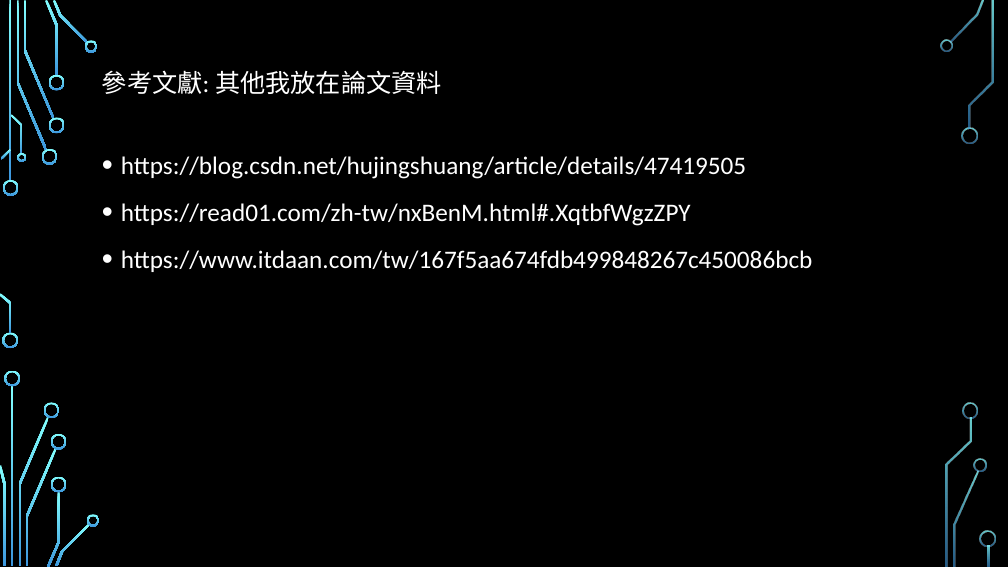
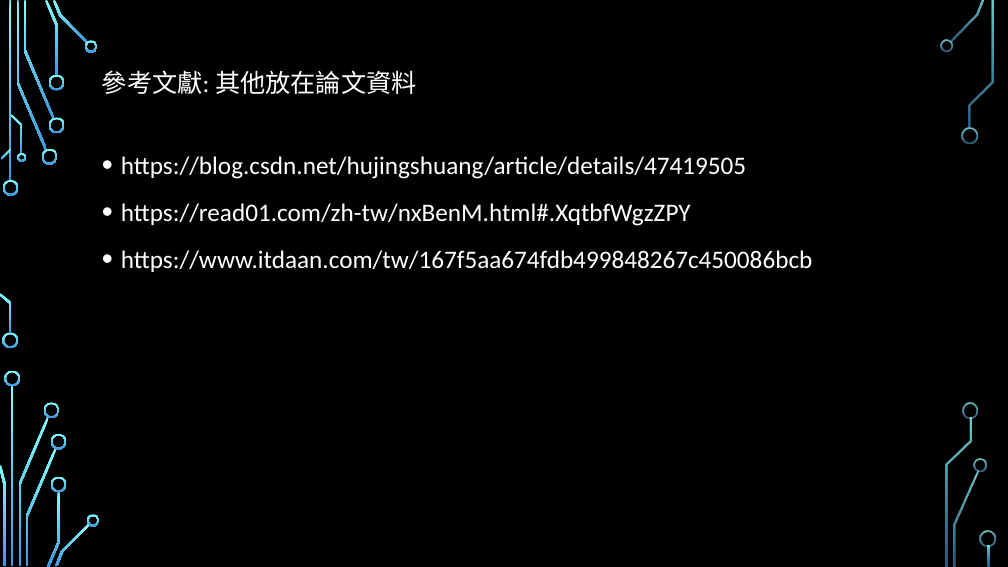
Before and after one commit to danigunawan/AI-108-2, a slide deck: slide 22 of 深度學習課程5-1(期中報告).pptx (slide 18 before the commit). Drawn at 1008x567 pixels with LibreOffice and Linux fonts; fonts in the diff are those of the drawing; background and template pictures are left out. Boxes give left, top, right and bottom in pixels: in the first picture for what was removed or moved away, otherwise in the second. Text is boxed around its words. In the diff, an @@ line names an element or a change of style, - is before the commit and + after.

```diff
--- a/深度學習課程5-1(期中報告).pptx
+++ b/深度學習課程5-1(期中報告).pptx
@@ title at (x1=102, y1=70, x2=417, y2=94): text changed @@
-參考文獻: 其他我放在論文資料
+參考文獻: 其他放在論文資料
```
Also in this commit, not shown: 2 other slides changed, 4 slides added.
